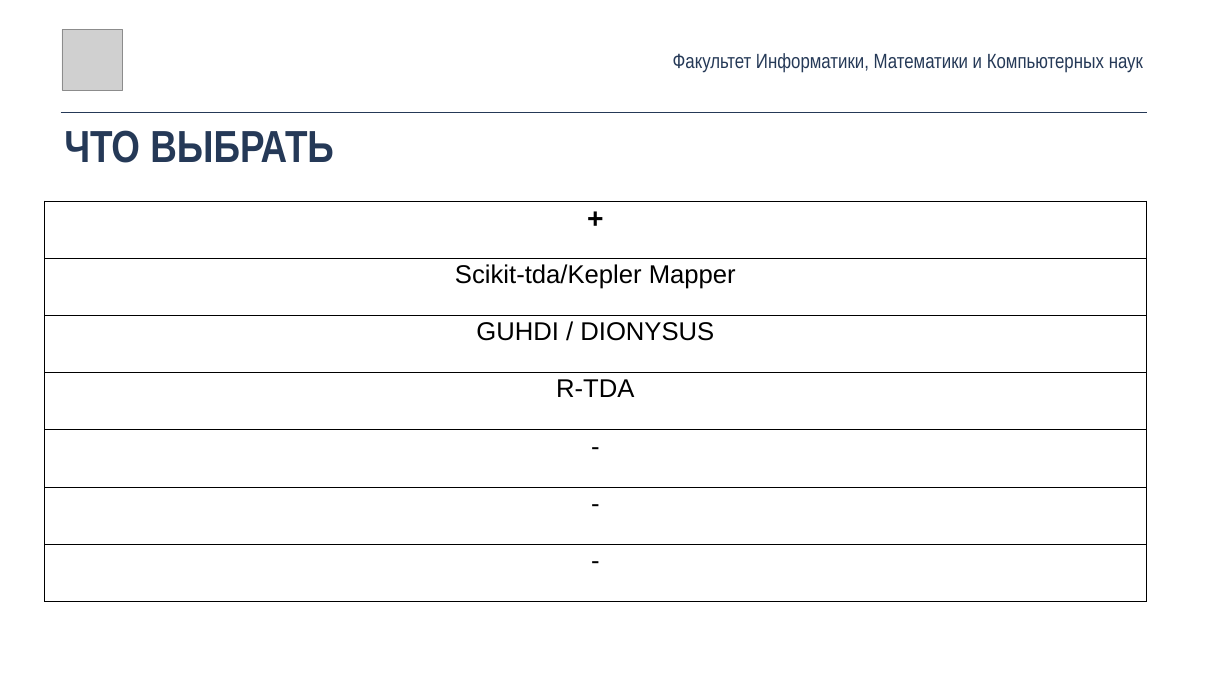
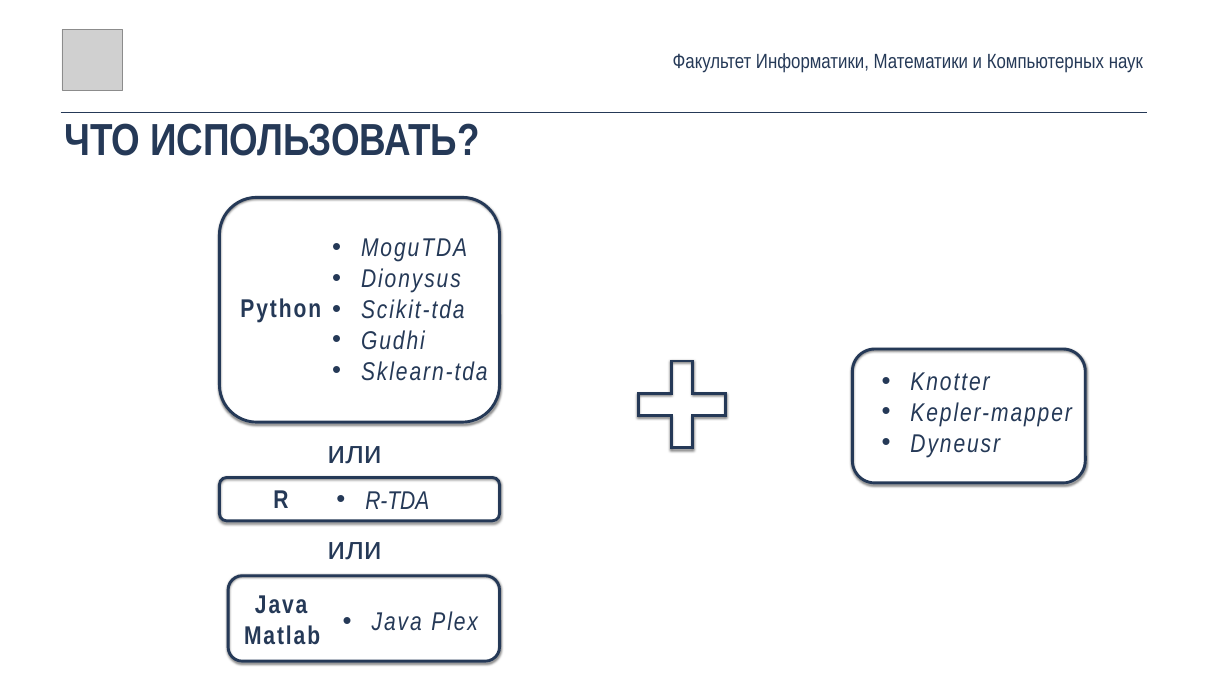
Before and after one commit to maksimovVva/hse-tda, a slide deck: slide 10 of survey.pptx (slide 13 before the commit). Drawn at 1232x693 pixels with LibreOffice and Linux fonts; fonts in the diff are those of the drawing; grey boxes stand for pictures. Boxes give left, top, right and bottom in pixels: in the first picture for what was removed or moved away, otherwise in the second. Text is boxed around its words. In the diff, an @@ line names an element or a change of style, - is before the commit and + after.

```diff
--- a/survey.pptx
+++ b/survey.pptx
@@ text at box(64, 123, 479, 156): text changed @@
-ЧТО ВЫБРАТЬ
+ЧТО ИСПОЛЬЗОВАТЬ?
@@ table removed at box(44, 201, 1147, 601), 7 rows, 1 columns @@
-+
-Scikit-tda/Kepler Mapper
-GUHDI / DIONYSUS
-R-TDA
--
--
--
@@ rounded rectangle added at box(219, 197, 499, 422), outline #253957 4.5 pt @@
@@ text added at box(361, 238, 488, 381), 40 pt, text #253957, italic @@
+• MoguTDA
+• Dionysus
+• Scikit-tda
+• Gudhi
+• Sklearn-tda
@@ text added at box(240, 298, 321, 323), 40 pt, text #253957, bold @@
+Python
@@ rounded rectangle added at box(852, 349, 1085, 483), outline #253957 4.5 pt @@
@@ plus added at box(639, 361, 725, 448), outline #253957 4.5 pt @@
@@ text added at box(910, 372, 1071, 458), 40 pt, text #253957, italic @@
+• Knotter
+• Kepler-mapper
+• Dyneusr
@@ text added at box(327, 446, 382, 464), 50 pt, text #253957 @@
+или
@@ rounded rectangle added at box(219, 477, 499, 521), outline #253957 4.5 pt @@
@@ text added at box(273, 490, 288, 508), 40 pt, text #253957, bold @@
+R
@@ text added at box(365, 491, 429, 509), 40 pt, text #253957, italic @@
+• R-TDA
@@ text added at box(327, 542, 382, 560), 50 pt, text #253957 @@
+или
@@ rounded rectangle added at box(228, 576, 500, 661), outline #253957 4.5 pt @@
@@ text added at box(244, 595, 320, 645), 40 pt, text #253957, bold @@
+Java Matlab
@@ text added at box(372, 611, 478, 631), 40 pt, text #253957, italic @@
+• Java Plex
```
Also in this commit, not shown: 3 other slides changed, 6 slides added, 8 slides removed, 33 other files.
